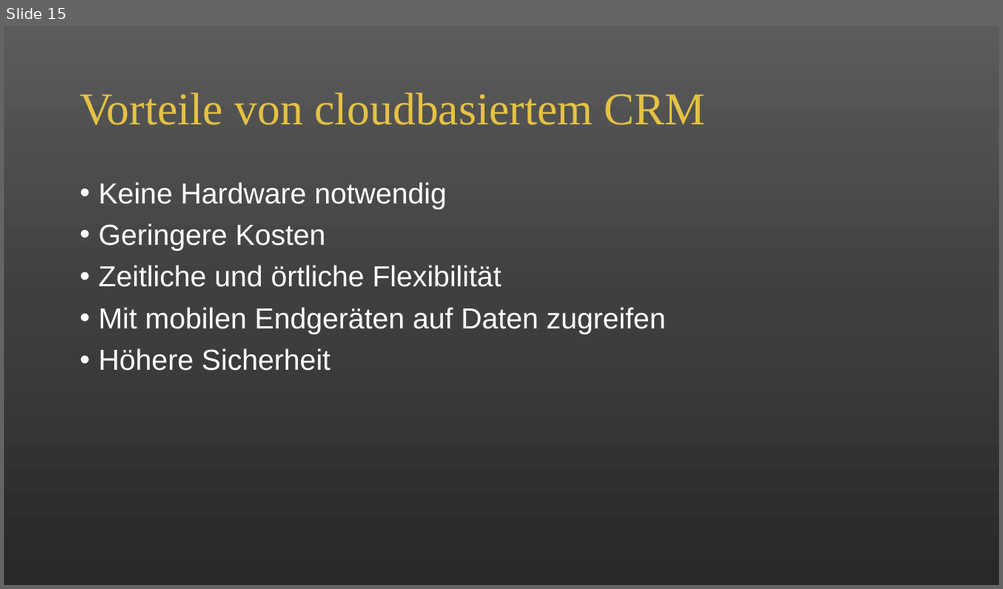
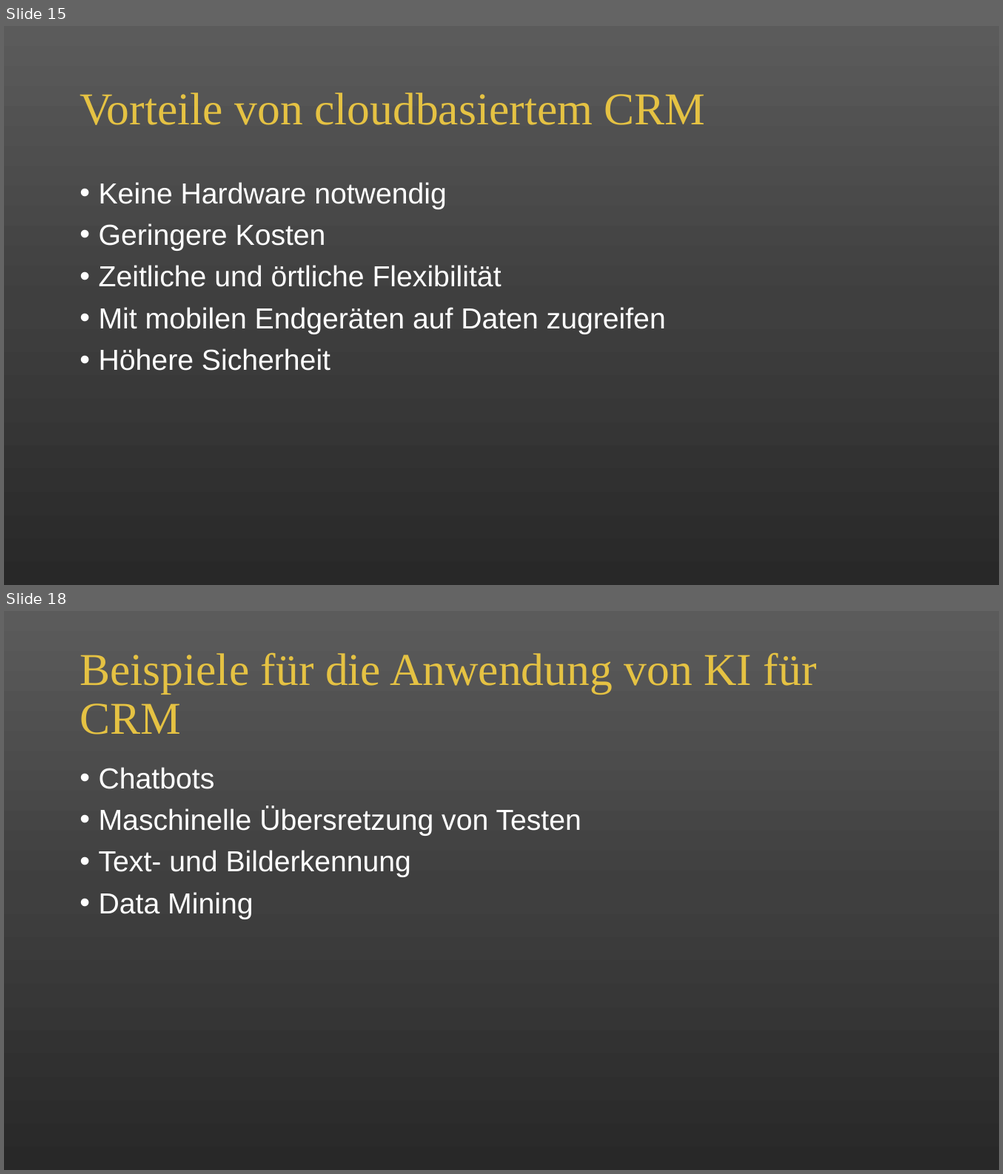
Before and after one commit to alicapr/CRM, a slide deck: CRM.pptx. Shown one above the other, each under a label of ours: slide 15 before the commit, slides 15 and 18 after it; the slides between them are not shown. The pictures are 1003x589 and 1003x1174 pixels, drawn with LibreOffice and Linux fonts; fonts in the diff are those of the drawing. Boxes give left, top, right and bottom in pixels: in the first picture for what was removed or moved away, otherwise in the second. Text is boxed around its words. In the diff, an @@ line names an element or a change of style, - is before the commit and + after.

```diff
--- a/CRM.pptx
+++ b/CRM.pptx
@@ slide 18 added at <box>4,611,999,1170</box>, background gradient #5B5B5B to #404040 to #292929 @@
@@ title added at <box>79,652,817,735</box>, 44 pt, text #E5C243 @@
+Beispiele für die Anwendung von KI für CRM
@@ text added at <box>99,767,581,920</box>, 28 pt, text #FFFFFF @@
+• Chatbots
+• Maschinelle Übersretzung von Testen
+• Text- und Bilderkennung
+• Data Mining
```
Also in this commit, not shown: 3 slides changed, 2 other slides added.
